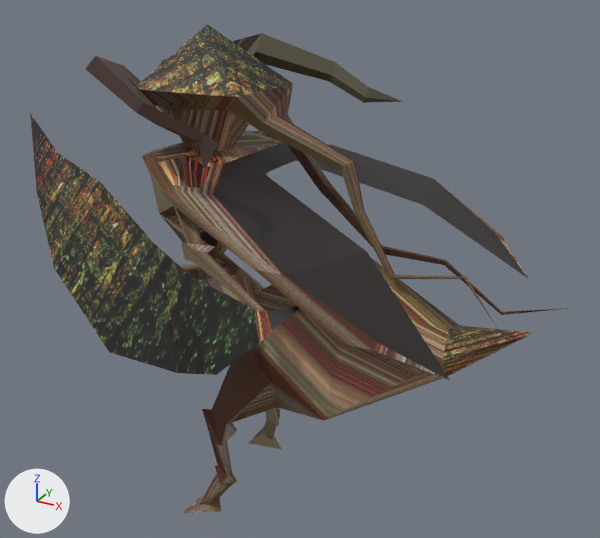
What one commit did to the Blender file FinalModels/LordMantisUndead.blend.
The view is the same before and after, from a 50 mm camera at (2.53, -3.53, 3.24) aimed at (0.47, 0.23, 1.37). The lights are fixed; the arrows at lower left show +X, +Y and +Z.

The older version as bpy lines, for what is in view:
```python
me_cone = bpy.data.meshes.new('Cone')
me_cone.from_pydata(...)  # 308 vertices, 333 faces, 1 loose edge; spans x -1.78..1.97, y -1.01..0.97, z -0.34..2.36
# faces by material slot: [279, 54]
me_cone.materials.append(mat_material)  # picture img_undead1_jpg
me_cone.materials.append(mat_material2)  # picture img_undead2_jpg
ob_cone = bpy.data.objects.new('Cone', me_cone)
ob_cone.location = (-0.017, -0.049, 0.327)
ob_cone.rotation_euler = (-0.0474, 0.0172, 0.00733)  # degrees (-2.7, 1, 0.4)
```
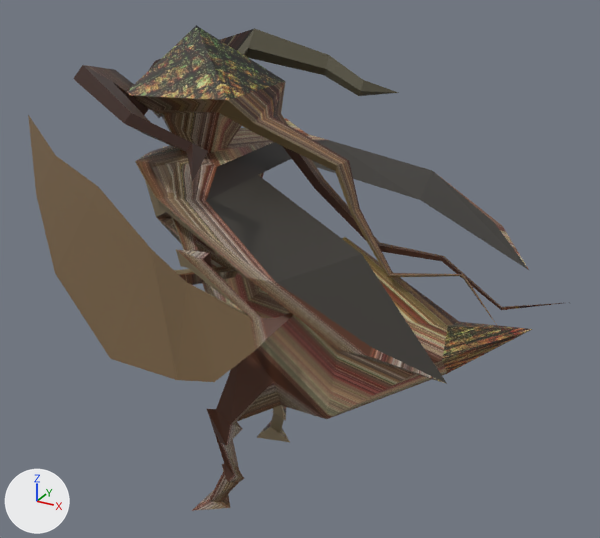
Boxes (x1, y1, x2, y2) around the edits, measured in the pictures (600 x 538 px):
'Cone', recoloured, surface changed, moved, turned (black to brown): before (30, 25, 568, 513); after (28, 25, 562, 511)
part 1 of me_cone, recoloured: before (214, 174, 367, 275); after (207, 175, 361, 282)
part 2 of me_cone, recoloured: before (296, 145, 433, 205); after (312, 140, 432, 200)
part 3 of me_cone, recoloured: before (284, 252, 450, 381); after (276, 254, 446, 383)
part 4 of me_cone, recoloured: before (423, 179, 528, 278); after (420, 171, 529, 270)
part 5 of me_cone, recoloured: before (145, 111, 299, 343); after (136, 115, 312, 350)
part 6 of me_cone, surface changed (black to brown): before (30, 113, 259, 375); after (28, 115, 255, 382)

The edits, one by one:
Material 'Material.002' (mat_material_002) is new.
Its texture is img_undead2_jpg (with its transparency).
Material 'Material.001' (mat_material_001) is new.
Its texture is img_undead1_jpg (with its transparency).
me_cone has 308 vertices, 333 faces, 1 loose edge and spans x -1.78..1.97, y -1.01..0.97, z -0.34..2.36.
me_cone is used by ob_cone; location (-0.017, -0.049, 0.327); rotation (-0.0474, 0.0172, 0.00733), in degrees (-2.7, 1, 0.4).
me_cone no longer uses material mat_material (picture img_undead1_jpg).
me_cone part 1: the 1 face centred in x 0.75, y -0.53, z 1.6 switches from mat_material (picture img_undead1_jpg) to mat_material_002 (picture img_undead2_jpg).
me_cone part 2: the 1 face centred in x 0.76, y 0.48, z 1.61 switches from mat_material (picture img_undead1_jpg) to mat_material_002 (picture img_undead2_jpg).
me_cone part 3: the 1 face centred in x 1.28, y -0.71, z 1.36 switches from mat_material (picture img_undead1_jpg) to mat_material_002 (picture img_undead2_jpg).
me_cone part 4: the 1 face centred in x 1.29, y 0.64, z 1.37 switches from mat_material (picture img_undead1_jpg) to mat_material_002 (picture img_undead2_jpg).
me_cone part 5: 34 of the faces centred in x -1.46..0.99, y -0.91..0.54, z 1.05..1.96 switch from mat_material2 (picture img_undead2_jpg) to mat_material_001 (picture img_undead1_jpg).
me_cone part 6: texture (UV) coordinates of 11 of 333 faces, centred in x -1.41..0.72, y -0.89..0.19, z 0.9..1.46, changed; they spanned u 0.0..1.0, v 0.0..1.0 and now span u 0.61..0.98, v 0.06..0.49.
me_cone now uses material mat_material_002 (picture img_undead2_jpg).
Object 'Cone' (ob_cone) turns from (-2.7, 1, 0.4) to (0, 0, 0) degrees about x, y and z.
Object 'Cone' (ob_cone) moves from (-0.017, -0.049, 0.327) to (0.0, 0.0, 0.325).
